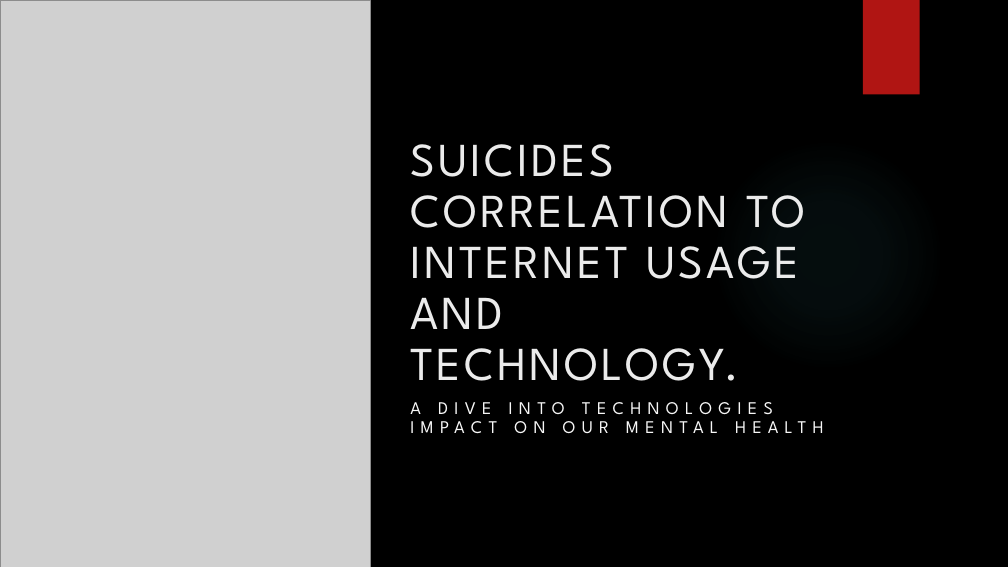
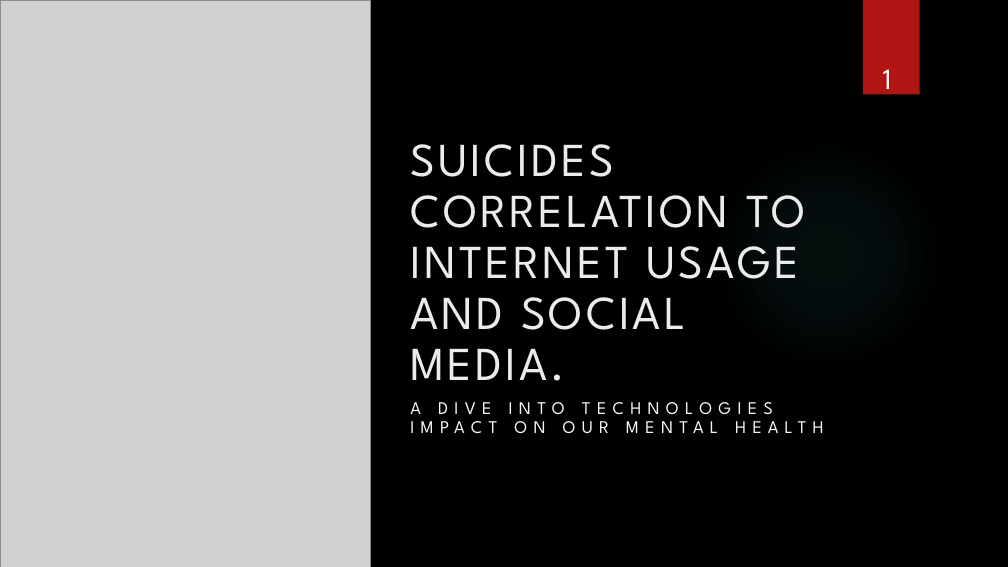
Before and after one commit to RussellBracey/Capston_rb, a slide deck: slide 1 of powerpoint/capstone_powerpoint.pptx. Drawn at 1008x567 pixels with LibreOffice and Linux fonts; fonts in the diff are those of the drawing; grey boxes stand for pictures; background and template pictures are left out. Boxes give left, top, right and bottom in pixels: in the first picture for what was removed or moved away, otherwise in the second. Text is boxed around its words. In the diff, an @@ line names an element or a change of style, - is before the commit and + after.

```diff
--- a/powerpoint/capstone_powerpoint.pptx
+++ b/powerpoint/capstone_powerpoint.pptx
@@ text added at (883, 69, 892, 99), 28 pt, text #FFFFFF @@
+1
@@ title at (410, 144, 805, 381): text changed @@
-SUICIDES CORRELATION TO INTERNET USAGE AND TECHNOLOGY.
+SUICIDES CORRELATION TO INTERNET USAGE AND SOCIAL MEDIA.
```
Also in this commit, not shown: 4 other slides changed, 5 slides added, 3 slides removed, 2 other files.
